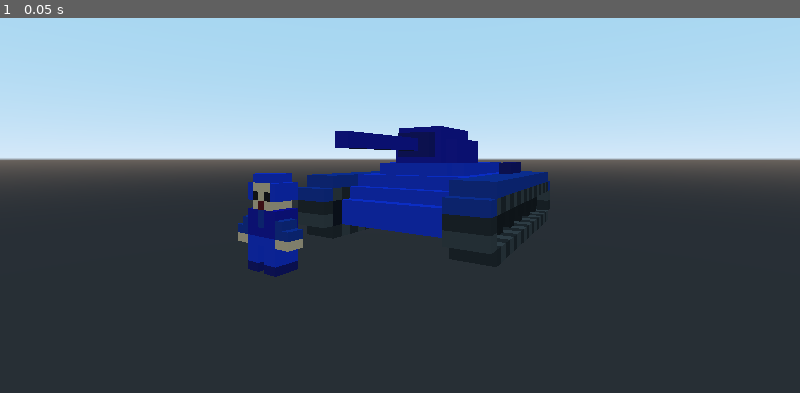
Above: before the commit, frame 1.
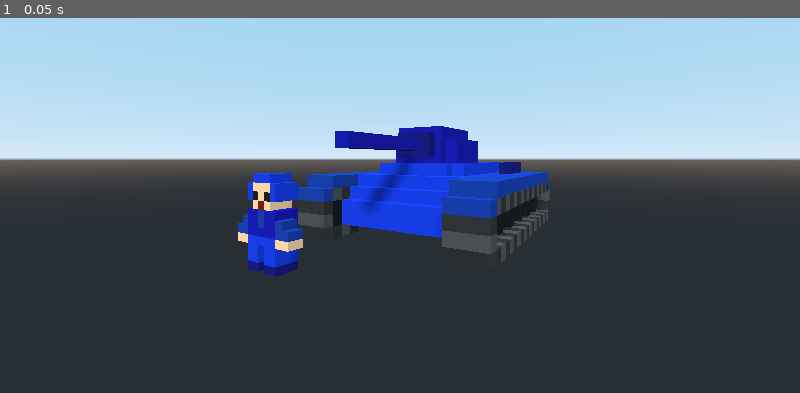
Above: after the commit, the same moment.

Repository: P1X-in/tanks-of-freedom-ii
Game: Godot game, scene res://assets/blue_tank.tscn
Same seed, same stepped clock (60 frames per second), same inputs: the game is played once before the commit and once after it. The project has no main scene, so this scene is started directly.
Inputs:
- Up to frame 1 (0.05 s): no input

The runs differ from the first frame. In frame 1, 7.6% of the frame differs, in the area x 29-69%, y 28-70%.

Commit message:
Added sun, Godot 3.2 testing

Diff:
--- a/assets/blue_tank.tscn
+++ b/assets/blue_tank.tscn
@@ -15,3 +15,7 @@
 
 [node name="Camera" type="Camera" parent="."]
 transform = Transform( -0.84186, 0, -0.539697, 0, 1, 0, 0.539697, 0, -0.84186, 3.24223, 1.26579, -13.6954 )
+
+[node name="DirectionalLight" type="DirectionalLight" parent="."]
+transform = Transform( -0.958283, 0, -0.285822, -0.180895, 0.774238, 0.606492, 0.221294, 0.632895, -0.741939, 0, 16.5163, -26.5685 )
+shadow_enabled = true
